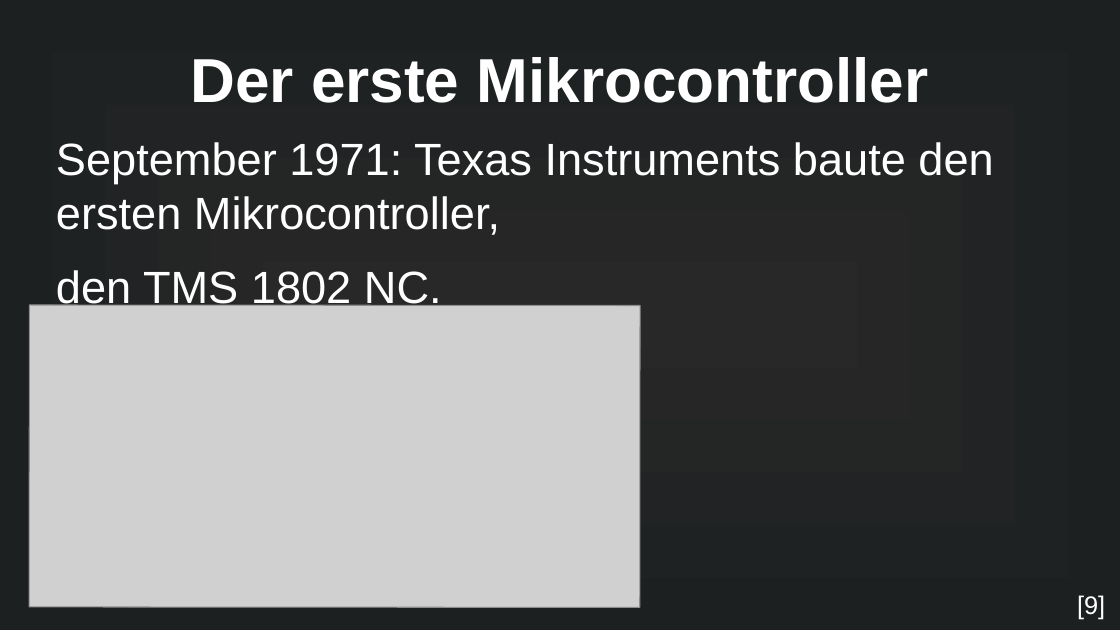
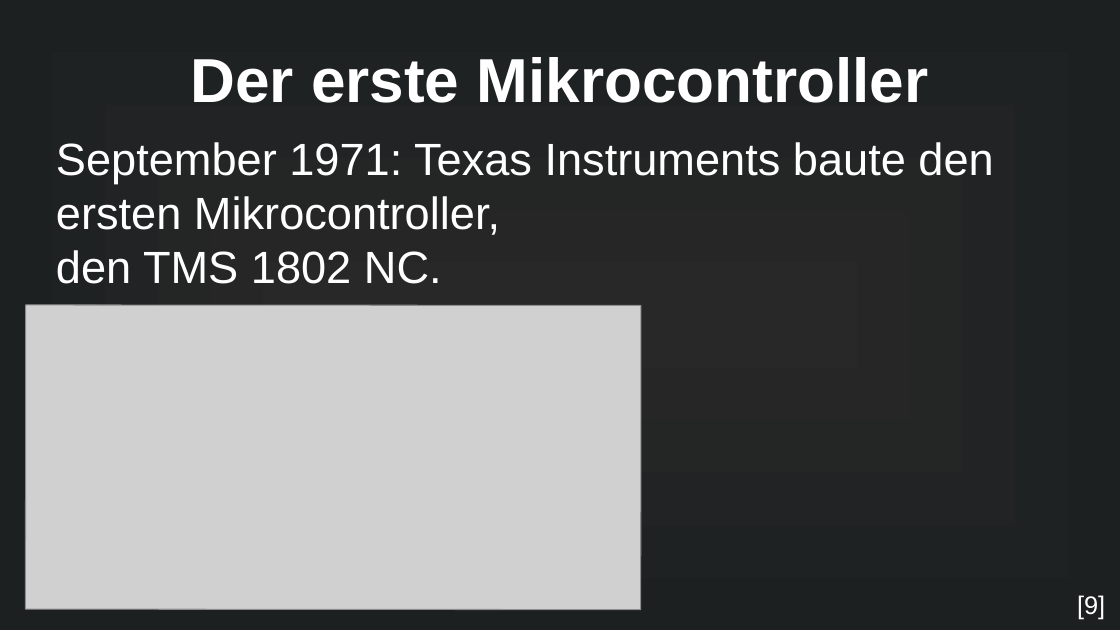
Before and after one commit to MuffinKran24/IMP_GFS, a slide deck: slide 5 of Mikrocontroller_GFS.pptx (slide 7 before the commit). Drawn at 1120x630 pixels with LibreOffice and Linux fonts; fonts in the diff are those of the drawing; grey boxes stand for pictures. Boxes give left, top, right and bottom in pixels: in the first picture for what was removed or moved away, otherwise in the second. Text is boxed around its words. In the diff, an @@ line names an element or a change of style, - is before the commit and + after.

```diff
--- a/Mikrocontroller_GFS.pptx
+++ b/Mikrocontroller_GFS.pptx
@@ text at bbox=[56, 142, 993, 284]: text changed @@
-September 1971: Texas Instruments baute den ersten Mikrocontroller,
-den TMS 1802 NC.
+September 1971: Texas Instruments baute den ersten Mikrocontroller,
+den TMS 1802 NC.
@@ picture: place and size @@
-picture at bbox=[29, 305, 640, 607]
+picture at bbox=[25, 305, 640, 609]
```
Also in this commit, not shown: 2 other slides changed, 8 slides added, 3 slides removed, 4 other files.
